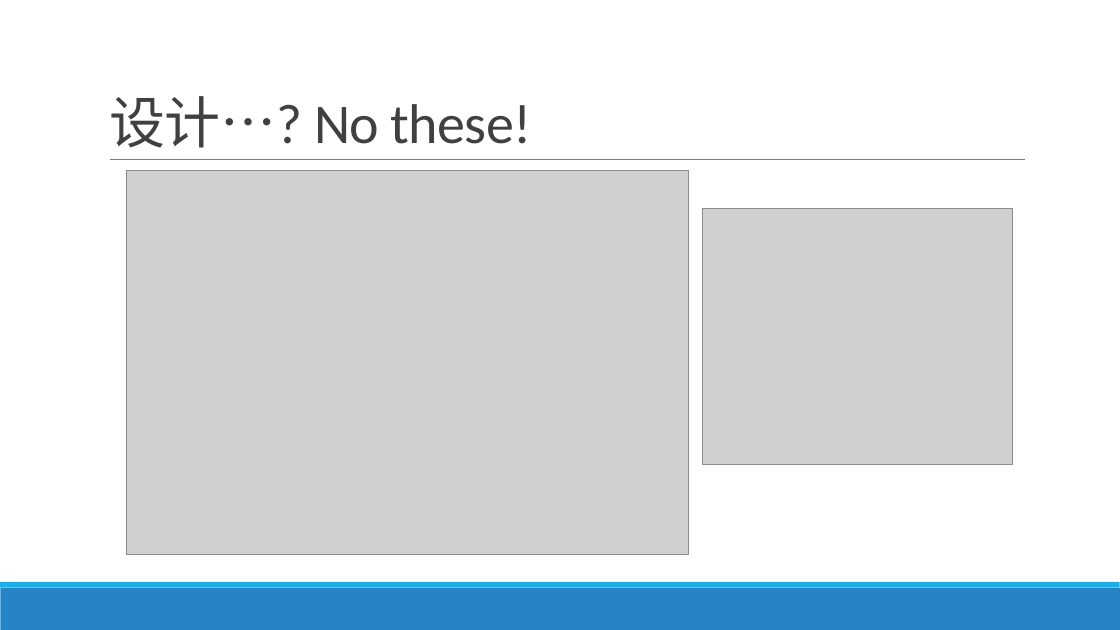
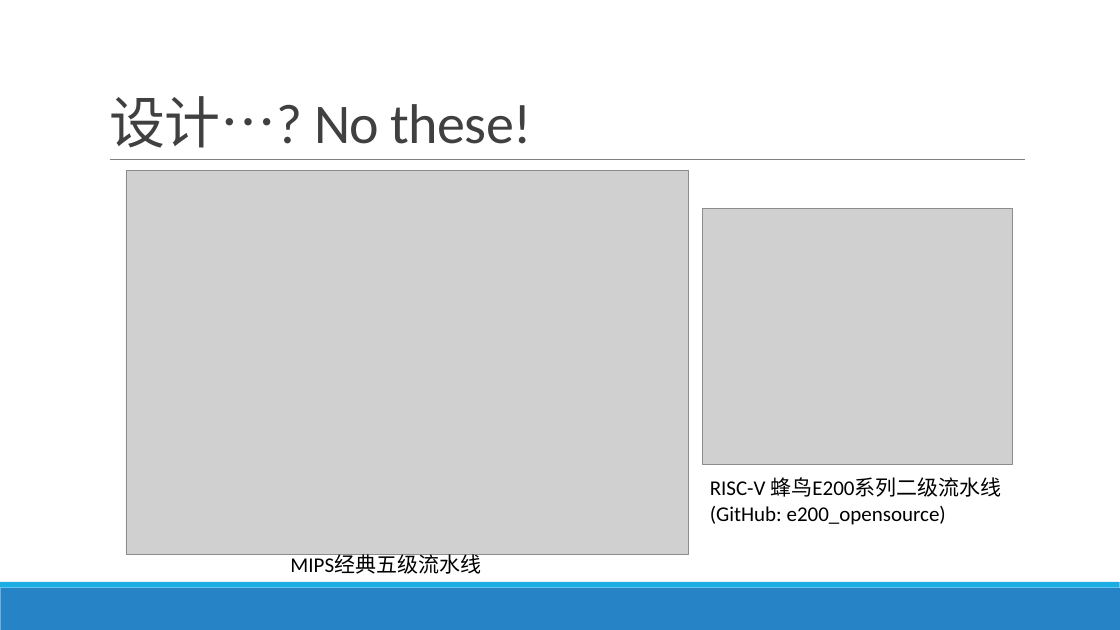
Before and after one commit to mayeths/tiny-riscv, a slide deck: slide 10 of docs/CPU design.pptx (slide 9 before the commit). Drawn at 1120x630 pixels with LibreOffice and Linux fonts; fonts in the diff are those of the drawing; grey boxes stand for pictures. Boxes give left, top, right and bottom in pixels: in the first picture for what was removed or moved away, otherwise in the second. Text is boxed around its words. In the diff, an @@ line names an element or a change of style, - is before the commit and + after.

```diff
--- a/docs/CPU design.pptx
+++ b/docs/CPU design.pptx
@@ text added at (x1=710, y1=477, x2=1001, y2=525), 18 pt, text #000000 @@
+RISC-V 蜂鸟E200系列二级流水线
+(GitHub: e200_opensource)
@@ text added at (x1=290, y1=555, x2=481, y2=574), 18 pt, text #000000 @@
+MIPS经典五级流水线
```
Also in this commit, not shown: 3 other slides changed, 6 slides added, 8 other files.
